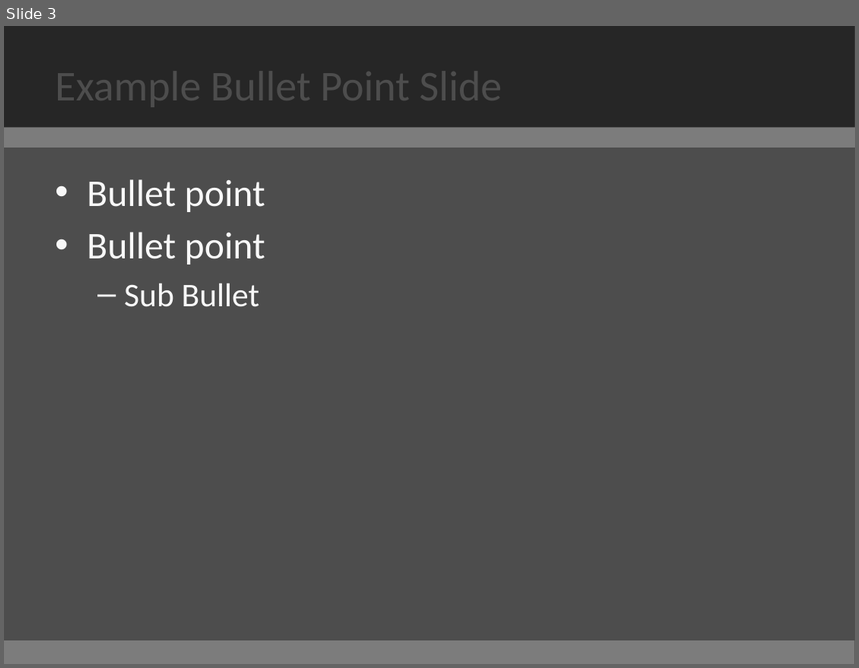
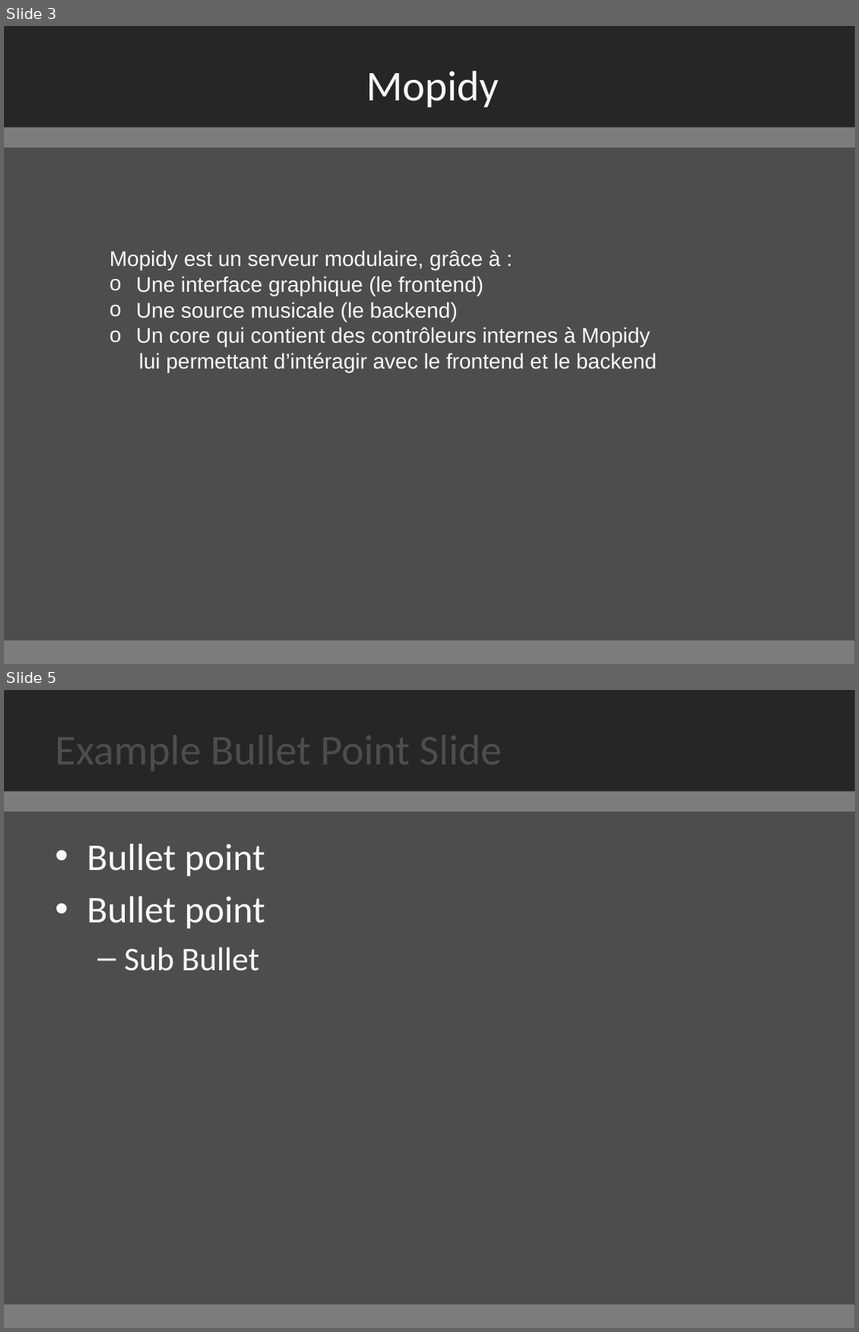
Before and after one commit to croweg/projet-mopidy-juke, a slide deck: presentation/template.pptx. Shown one above the other, each under a label of ours: slide 3 before the commit, slides 3 and 5 after it; the slides between them are not shown. The pictures are 859x668 and 859x1332 pixels, drawn with LibreOffice and Linux fonts; fonts in the diff are those of the drawing. Boxes give left, top, right and bottom in pixels: in the first picture for what was removed or moved away, otherwise in the second. Text is boxed around its words. In the diff, an @@ line names an element or a change of style, - is before the commit and + after.

```diff
--- a/presentation/template.pptx
+++ b/presentation/template.pptx
@@ slide 3 added at (4,26,855,664), background #4D4D4D; not listed: 3 template elements that a slide beside it also shows @@
@@ title added at (367,71,499,107), 36 pt, text #F8F8F8 @@
+Mopidy
@@ text added at (110,250,657,373), 18 pt, text #F8F8F8 @@
+Mopidy est un serveur modulaire, grâce à :
+o Une interface graphique (le frontend)
+o Une source musicale (le backend)
+o Un core qui contient des contrôleurs internes à Mopidy
+lui permettant d’intéragir avec le frontend et le backend
@@ what was slide 3 is now slide 5 @@
```
Also in this commit, not shown: 2 slides changed, 3 other slides added, 2 slides removed.
